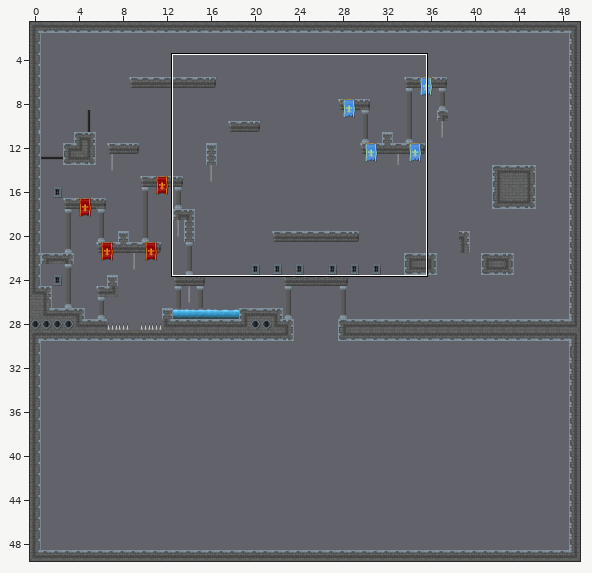
Tiled map: assets/tilemaps/joust-alpha-1.tmx. The picture above shows the old version from afar; the outline marks the close-up.
Close-up. As it was:
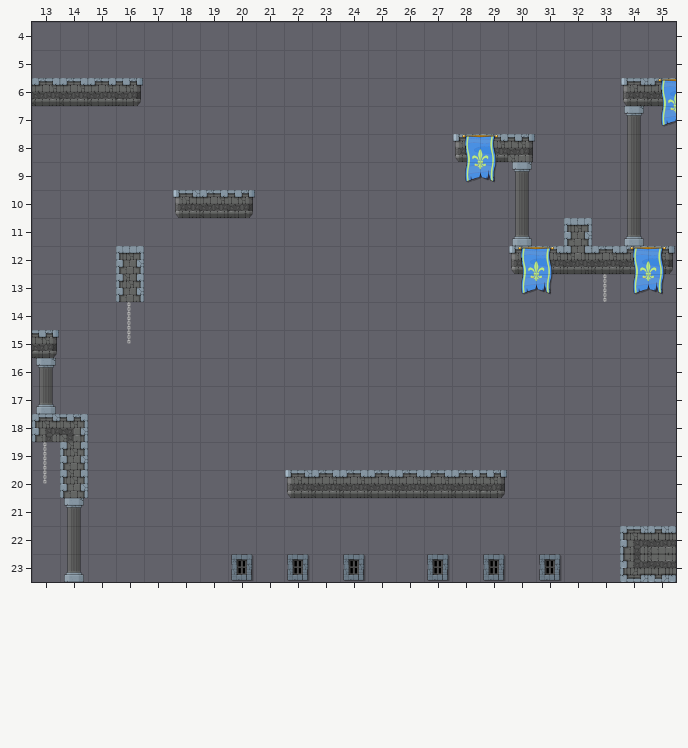
Cells are 64x64 px. Shown: x 13..35, y 4..23.
And afterwards:
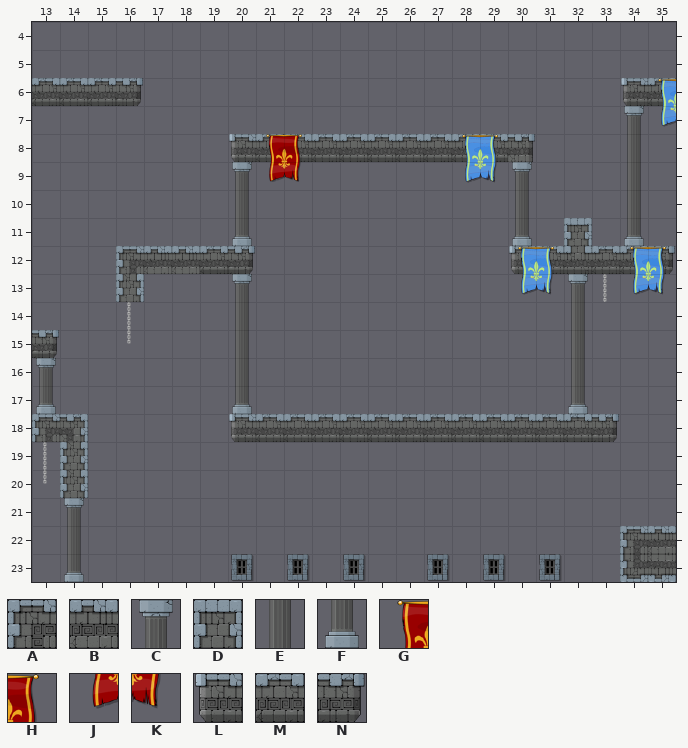
Key: from "skin1-tileset": A 65, B 66, C 101, D 113, E 117, F 133, G 135, H 136, J 151, K 152, L 160, M 161, N 165.
_ is an empty cell.
Difference:
Layer "barriers":
Tile A replaces tile D in row 12 at x 16.
Tile B is added in row 12 at x 17 to 18.
Tile L is added in row 8 at x 20; in row 18 at x 20.
Tile M replaces tile L in row 8 at x 28.
Tile M is added in row 8 at x 21 to 27; in row 12 at x 19; in row 18 at x 21 to 32.
Tile N is added in row 12 at x 20; in row 18 at x 33.
The edit erases tile L in row 10 at x 18; in row 20 at x 22.
The edit erases tile M in row 10 at x 19; in row 20 at x 23 to 28.
The edit erases tile N in row 10 at x 20; in row 20 at x 29.
Layer "fg":
Tile C is added in row 9 at x 20; in row 13 at x 20 and 32.
Tile E is added in row 10 at x 20; in rows 14 to 16 at x 20 and 32.
Tile F is added in row 11 at x 20; in row 17 at x 20 and 32.
Tile G is added in row 8 at x 21.
Tile H is added in row 8 at x 22.
Tile J is added in row 9 at x 21.
Tile K is added in row 9 at x 22.
Where, in picture pixels (left, top, right, bottom), the same in both close-ups:
changed: (123, 134, 619, 442)
removed: (285, 470, 507, 498)
